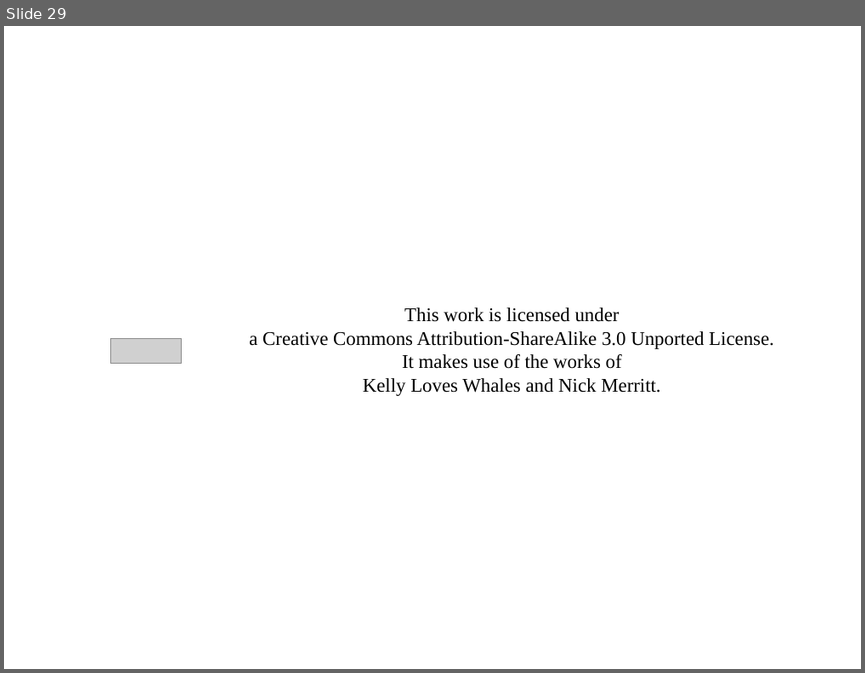
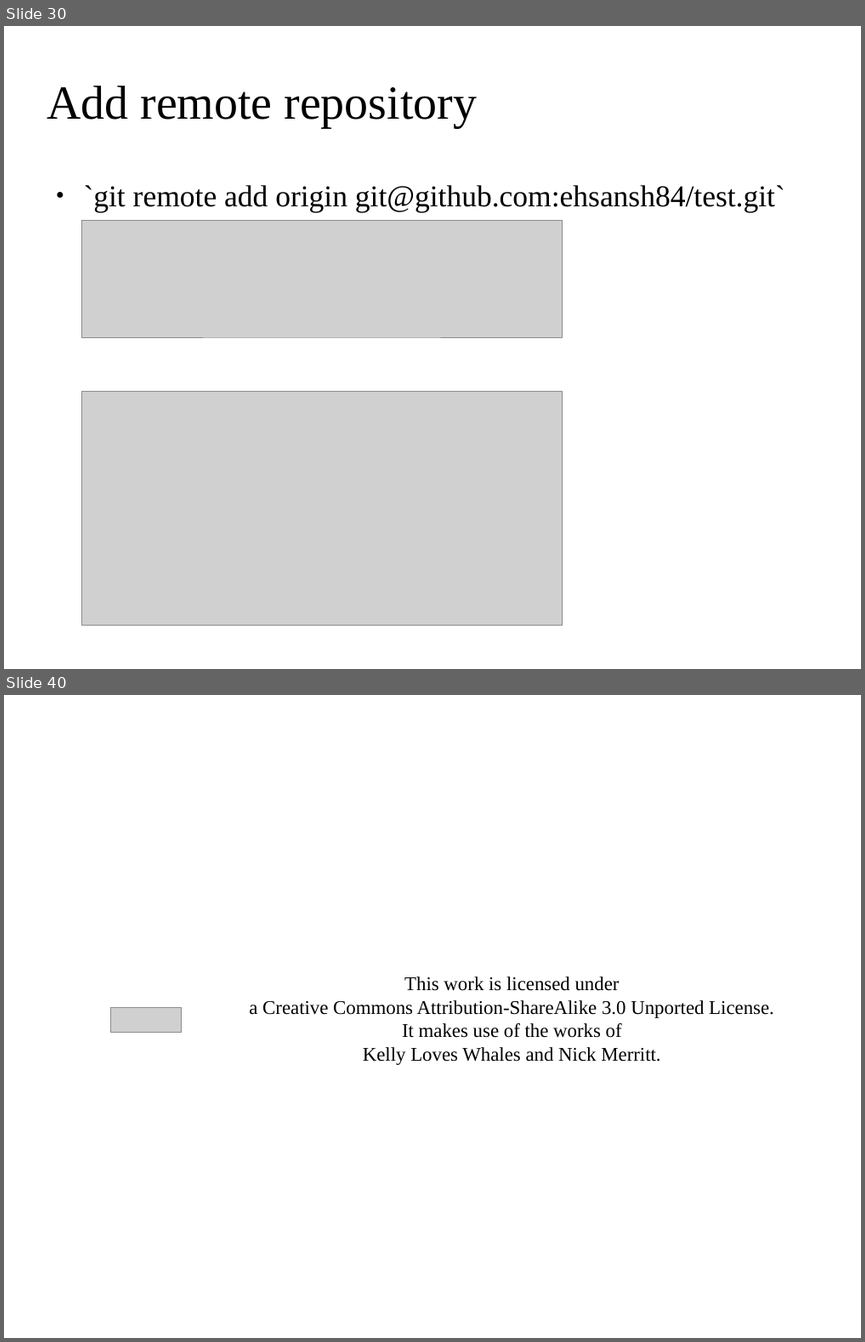
Before and after one commit to ehsansh84/git-tutorial, a slide deck: git.odp. Shown one above the other, each under a label of ours: slide 29 before the commit, slides 30 and 40 after it; the slides between them are not shown. The pictures are 865x673 and 865x1342 pixels, drawn with LibreOffice and Linux fonts; fonts in the diff are those of the drawing; grey boxes stand for pictures; background and template pictures are left out. Boxes give left, top, right and bottom in pixels: in the first picture for what was removed or moved away, otherwise in the second. Text is boxed around its words. In the diff, an @@ line names an element or a change of style, - is before the commit and + after.

```diff
--- a/git.odp
+++ b/git.odp
@@ slide 30 added at (4, 26, 861, 669), background picture (left out) @@
@@ title added at (46, 86, 477, 128), 44 pt, text #000000 @@
+Add remote repository
@@ text added at (84, 185, 785, 212), 28 pt, text #000000 @@
+● `git remote add origin git@github.com:ehsansh84/test.git`
@@ picture added at (81, 221, 562, 337) @@
@@ picture added at (81, 392, 562, 625) @@
@@ what was slide 29 is now slide 40 @@
```
Also in this commit, not shown: 1 slide changed, 20 other slides added, 10 slides removed.
